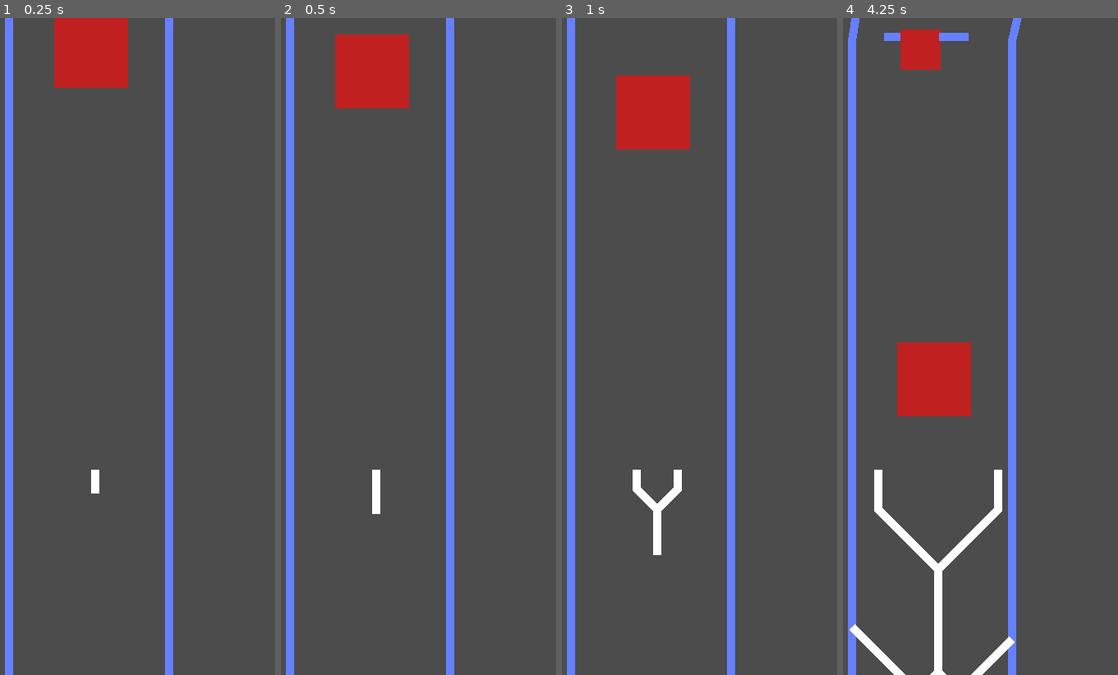
Above: before the commit, frames 1-4 (left to right).
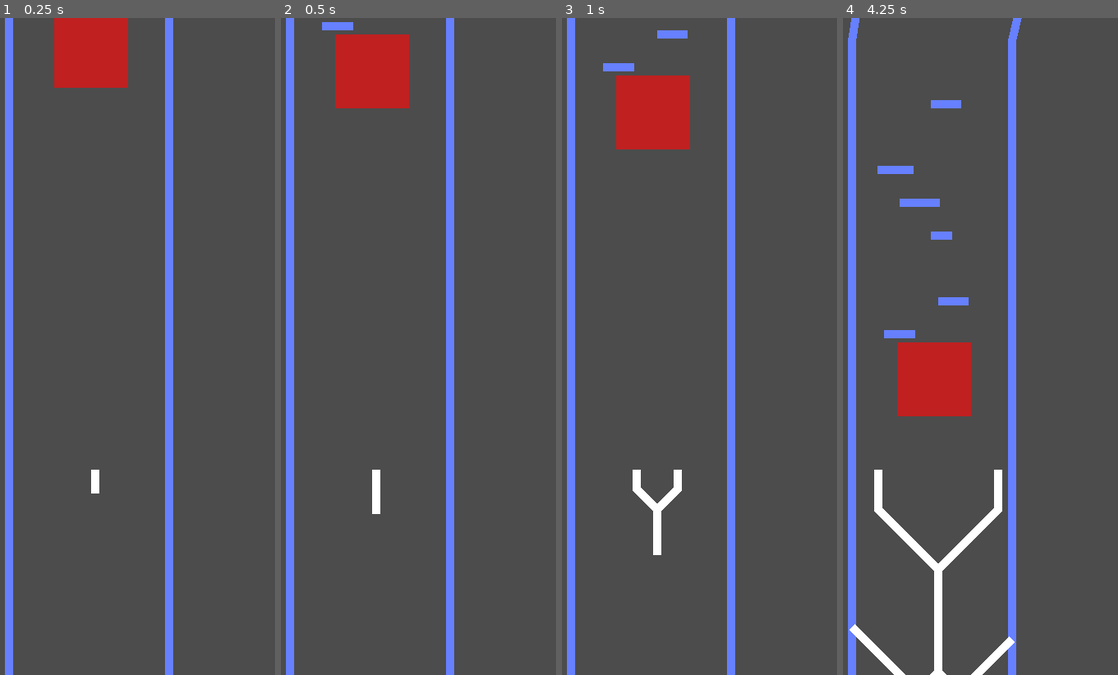
Above: after the commit, the same moments.

Repository: Ryan-Mirch/Divide-Endless-Runner-Game
Game: Godot game, scene res://Scenes/GameScene.tscn
The game is run twice, just before and just after one commit, with the same random seed, the same clock (stepped at 60 frames per second) and the same inputs.
Inputs:
- Up to frame 1 (0.25 s): no input
- Up to frame 2 (0.5 s): no input
- Up to frame 3 (1 s): tap Enter (ui_accept) at 0.5, 0.77 s
- Up to frame 4 (4.25 s): tap Enter (ui_accept) at 1.52, 3.02, 3.77 s

Frame 1 is identical in both runs. In frame 2, 0.1% of the frame differs, in the area x 14-27%, y 0-2%; in frame 3, 0.3%; in frame 4, 2.0%, in the area x 12-46%, y 1-49%.

Commit message:
Changed barrier/hazard frequency

Diff:
--- a/Scenes/Border.tscn
+++ b/Scenes/Border.tscn
@@ -48,8 +48,6 @@
 	segment.shape.b = p2
 
 func spawn_border():
-	get_parent().createRandomBarrier()
-	get_parent().createRandomHazard()
 	leading = false
 	remove_from_group(\"Leading Border\")
 
--- a/Scenes/GameScene.tscn
+++ b/Scenes/GameScene.tscn
@@ -7,14 +7,20 @@
 # var a = 2
 # var b = \"text\"
 # Called when the node enters the scene tree for the first time.
+var hazardCheckFrequency = 0.7
+var barrierCheckFrequency = 0.4
+
+var hazardCheckTimer = 0
+var barrierCheckTimer = 0
+
 func _ready():
 	initialize()
 
 
 # Called every frame. 'delta' is the elapsed time since the previous frame.
-#func _process(delta):
-	#pass
-	#print(Global.time)
+func _process(delta):
+	spawnHazardTry(delta)
+	spawnBarrierTry(delta)
 
 func initialize():
 	var seg = Global.segment.instance()
@@ -74,6 +80,27 @@
 
 	newBarrier.setPoints(P1, P2)
 
+func spawnHazardTry(delta):
+	hazardCheckTimer += delta
+	if hazardCheckTimer < hazardCheckFrequency: return
+	print(\"check hazard\")
+	hazardCheckTimer = 0
+
+	var chance = rand_range(0,100)
+	if chance < Global.hazardFrequency:
+		createRandomHazard()
+
+func spawnBarrierTry(delta):
+	barrierCheckTimer += delta
+	if barrierCheckTimer < barrierCheckFrequency: return
+	print(\"check barrier\")
+	barrierCheckTimer = 0
+
+	var chance = rand_range(0,100)
+	if chance < Global.barrierFrequency:
+		createRandomBarrier()
+
+
 	"
 
 [node name="GameScene" type="Control"]
--- a/Scripts/Global.gd
+++ b/Scripts/Global.gd
@@ -1,10 +1,13 @@
 extends Node
 
 var speed = 100
+var splitDelay = 0.1
+var hazardFrequency = 20
+var barrierFrequency = 40
 
-var splitDelay = 0.1
 var lastSplit = 0
 var time = 0
+
 onready var segY = get_viewport().size.y - 250
 onready var botY = get_viewport().size.y
 onready var centerX = get_viewport().size.x / 2
